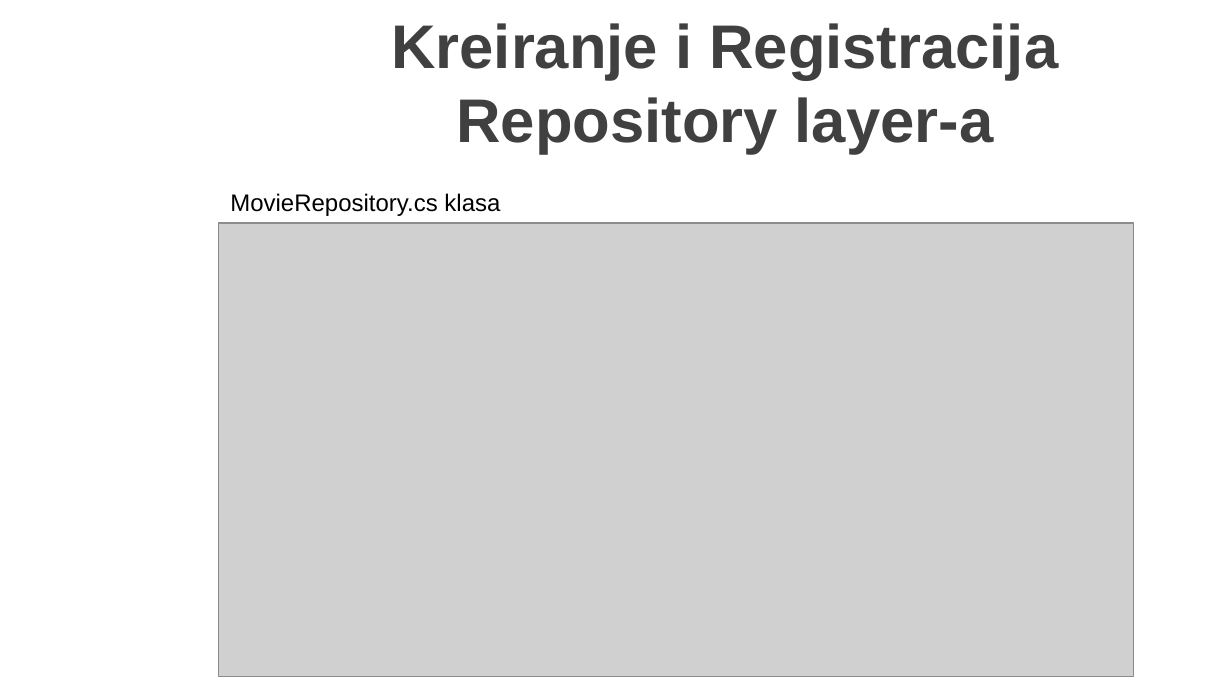
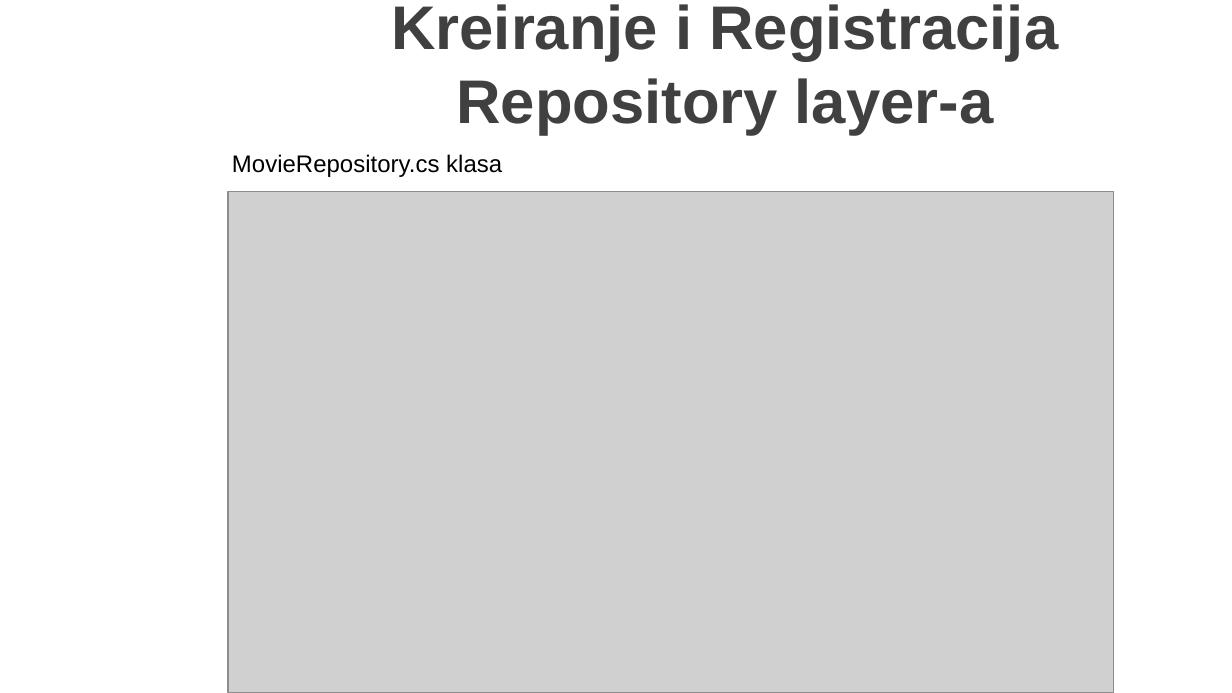
Before and after one commit to MarinkoSpasojevic/predavanje-netcore-angular, a slide deck: slide 13 of .NET Core i Angular Web Dev.pptx. Drawn at 1232x693 pixels with LibreOffice and Linux fonts; fonts in the diff are those of the drawing; grey boxes stand for pictures; background and template pictures are left out. Boxes give left, top, right and bottom in pixels: in the first picture for what was removed or moved away, otherwise in the second. Text is boxed around its words. In the diff, an @@ line names an element or a change of style, - is before the commit and + after.

```diff
--- a/.NET Core i Angular Web Dev.pptx
+++ b/.NET Core i Angular Web Dev.pptx
@@ title "Kreiranje i Registracija Repository layer-a": place and size @@
-title "Kreiranje i Registracija Repository layer-a" at (391,23,1058,154)
+title "Kreiranje i Registracija Repository layer-a" at (391,4,1058,134)
@@ text "MovieRepository.cs klasa": place and size @@
-text "MovieRepository.cs klasa" at (230,193,500,216)
+text "MovieRepository.cs klasa" at (232,154,502,177)
@@ picture: place and size @@
-picture at (218,223,1133,676)
+picture at (228,191,1114,692)
```
Also in this commit, not shown: 1 other slide changed, 9 slides added, 18 other files.
